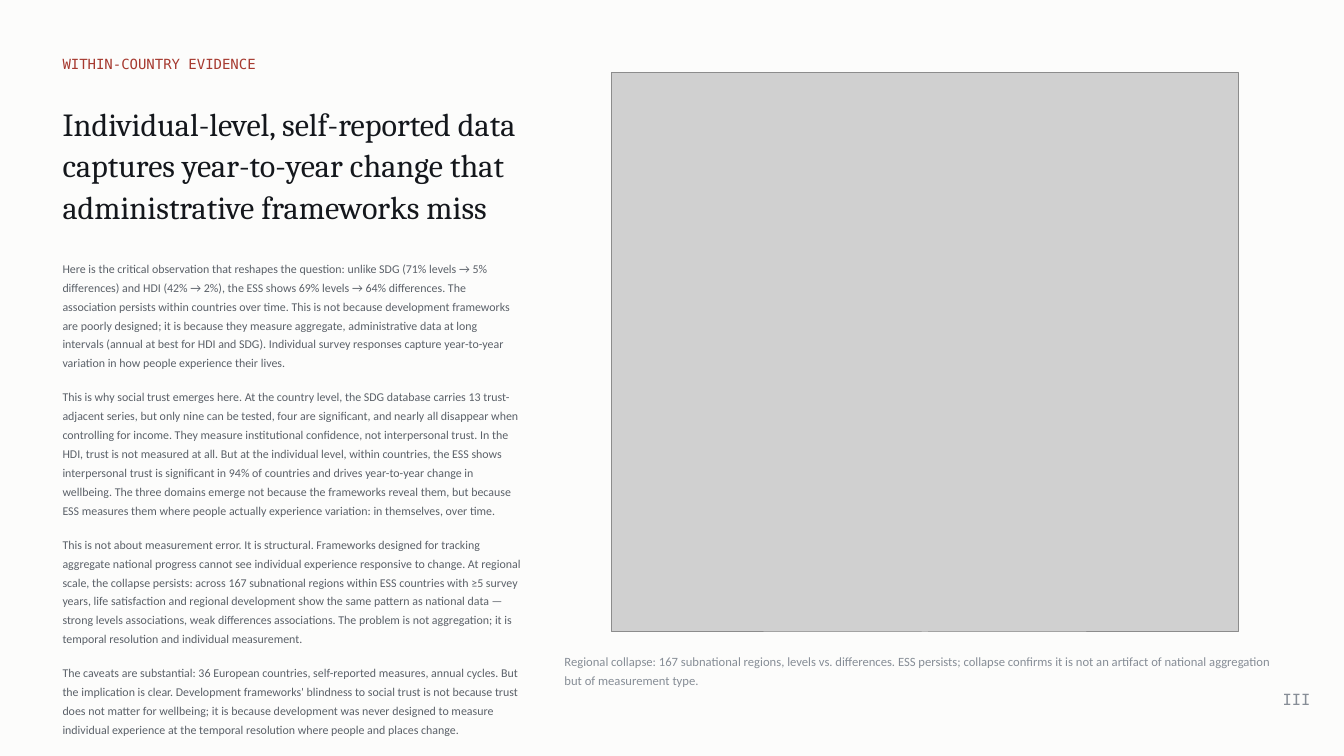
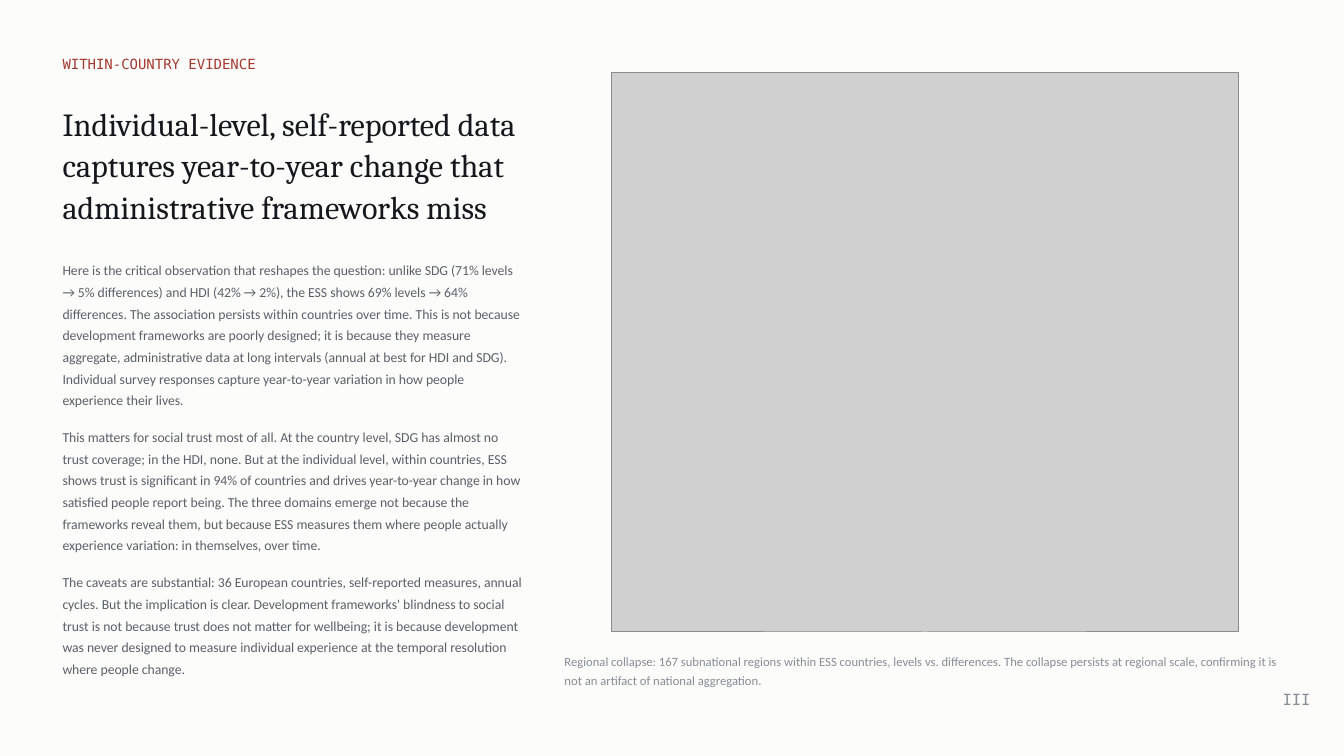
Before and after one commit to cwejnert/HDI-Happiness, a slide deck: slide 21 of deck/Measured_Where_It_Varies.pptx (slide 17 before the commit). Drawn at 1344x756 pixels with LibreOffice and Linux fonts; fonts in the diff are those of the drawing; grey boxes stand for pictures. Boxes give left, top, right and bottom in pixels: in the first picture for what was removed or moved away, otherwise in the second. Text is boxed around its words. In the diff, an @@ line names an element or a change of style, - is before the commit and + after.

```diff
--- a/deck/Measured_Where_It_Varies.pptx
+++ b/deck/Measured_Where_It_Varies.pptx
@@ text at [63, 265, 520, 407]: size 8.5 to 9.8 pt in "Here is the critical observation that reshapes ..." @@
@@ text at [63, 432, 522, 677]: text changed; size 8.5 to 9.8 pt @@
-This is why social trust emerges here. At the country level, the SDG database carries 13 trust-adjacent series, but only nine can be tested, four are significant, and nearly all disappear when controlling for income. They measure institutional confidence, not interpersonal trust. In the HDI, trust is not measured at all. But at the individual level, within countries, the ESS shows interpersonal trust is significant in 94% of countries and drives year-to-year change in wellbeing. The three domains emerge not because the frameworks reveal them, but because ESS measures them where people actually experience variation: in themselves, over time.
-This is not about measurement error. It is structural. Frameworks designed for tracking aggregate national progress cannot see individual experience responsive to change. At regional scale, the collapse persists: across 167 subnational regions within ESS countries with ≥5 survey years, life satisfaction and regional development show the same pattern as national data — strong levels associations, weak differences associations. The problem is not aggregation; it is temporal resolution and individual measurement.
-The caveats are substantial: 36 European countries, self-reported measures, annual cycles. But the implication is clear. Development frameworks' blindness to social trust is not because trust does not matter for wellbeing; it is because development was never designed to measure individual experience at the temporal resolution where people and places change.
+This matters for social trust most of all. At the country level, SDG has almost no trust coverage; in the HDI, none. But at the individual level, within countries, ESS shows trust is significant in 94% of countries and drives year-to-year change in how satisfied people report being. The three domains emerge not because the frameworks reveal them, but because ESS measures them where people actually experience variation: in themselves, over time.
+The caveats are substantial: 36 European countries, self-reported measures, annual cycles. But the implication is clear. Development frameworks' blindness to social trust is not because trust does not matter for wellbeing; it is because development was never designed to measure individual experience at the temporal resolution where people change.
@@ text at [564, 657, 1277, 687]: text changed @@
-Regional collapse: 167 subnational regions, levels vs. differences. ESS persists; collapse confirms it is not an artifact of national aggregation but of measurement type.
+Regional collapse: 167 subnational regions within ESS countries, levels vs. differences. The collapse persists at regional scale, confirming it is not an artifact of national aggregation.
```
Also in this commit, not shown: 7 other slides changed, 5 slides added, 1 other file.
